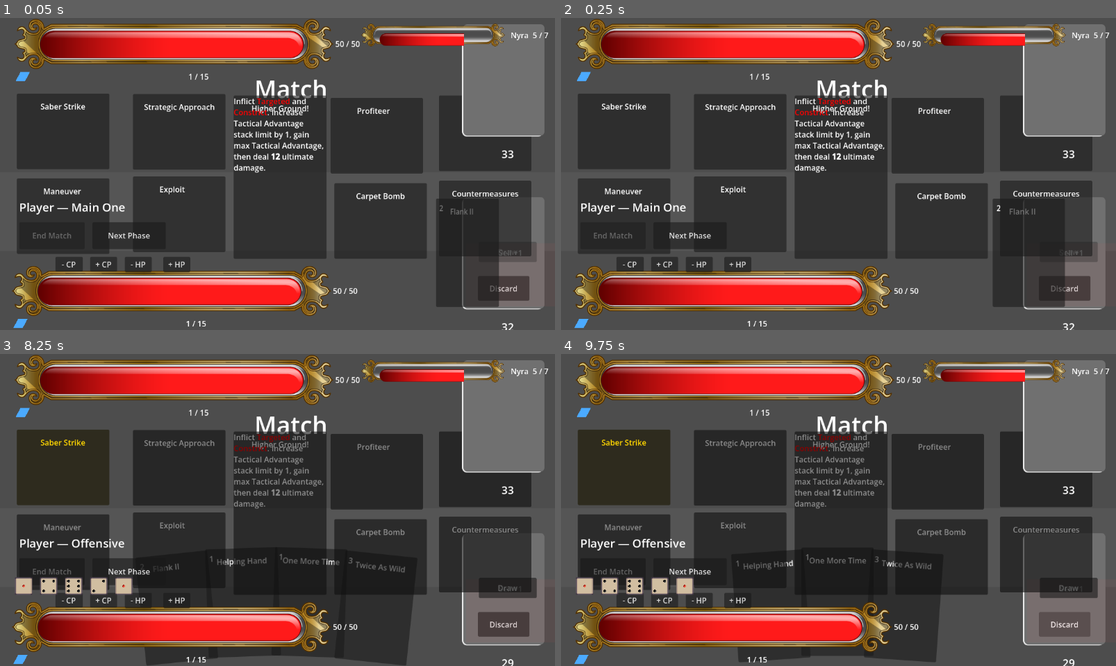
Above: before the commit, frames 1-4 (two rows, left to right).
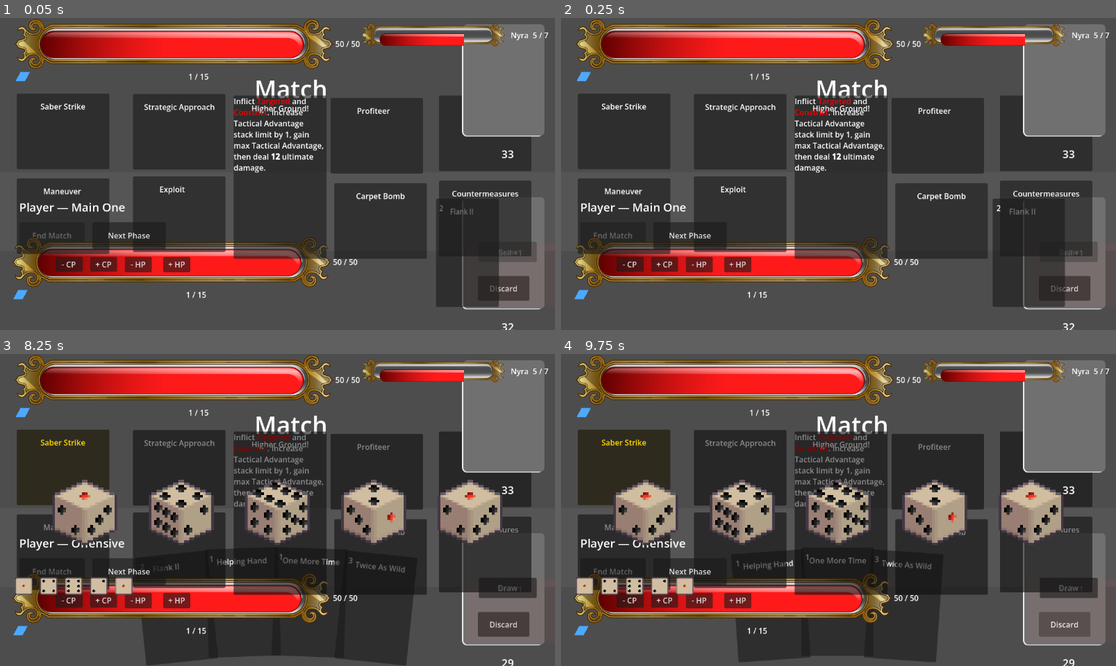
Above: after the commit, the same moments.

Repository: DucPham1512/SummerGame
Game: Godot game, scene res://scenes/match/match.tscn
Two runs of this game, one before a commit and one after it. Both use one fixed random seed, a clock stepped at 60 frames per second and the inputs below. This scene is started directly instead of the project's main scene.
Inputs:
- Up to frame 1 (0.05 s): no input
- Up to frame 2 (0.25 s): no input
- Up to frame 3 (8.25 s): click "+ CP" at 0.5 s; click "Next Phase" at 1.25 s; click "Next Phase" at 2 s; click "End Match" at 2.75 s; click "Discard" at 3.5 s; click "Draw" at 4.25 s; click "- HP" at 5 s; click "+ HP" at 5.75 s; click "- CP" at 6.5 s; click "Roll" at 7.25 s; click "Keep" at 8 s
- Up to frame 4 (9.75 s): click "End Match" at 8.75 s; click "Discard" at 9.5 s

The runs differ from the first frame. In frame 1, 11% of the frame differs, in the area x 2-65%, y 70-100%; in frame 2, 11%; in frame 3, 20%, in the area x 2-91%, y 40-100%; in frame 4, 20%.

Commit message:
Fix bug #65: defensive abilities not triggering

Diff:
--- a/scenes/match/combatant.gd
+++ b/scenes/match/combatant.gd
@@ -59,6 +59,14 @@
 	return token
 
 
+## Re-announces a token the caller mutated DIRECTLY — runtime stack-limit
+## changes and max-outs (Higher Ground) go straight at the token and so bypass
+## apply_status's signals. Callers doing that must announce it, or the UI and
+## the netcode never hear about it.
+func notify_status_changed(token : StatusEffect) -> void:
+	status_changed.emit(token)
+
+
 func has_status(status_id : String) -> bool:
 	return status_effects.has(status_id)
 
--- /dev/null
+++ b/scenes/match/components/status_effects/status_row.gd
@@ -0,0 +1,56 @@
+class_name StatusRow
+extends HBoxContainer
+
+# One side's status tokens, as a row of pills: icon + stack count, name and
+# description on hover. Statuses are public info, so this serves either side —
+# the local Player or the replicated Opponent view (both are Combatants
+# carrying real tokens and emitting the same three signals).
+#
+# Display only: it never mutates a token, it just re-reads the combatant's
+# status_effects whenever they change.
+
+const PILL_SIZE := Vector2(64, 44)
+const ICON_SIZE := Vector2(32, 32)
+
+## The side whose tokens this row shows (set by player.tscn / opponent.tscn).
+@export var combatant : Combatant
+
+
+func _ready() -> void:
+	if combatant == null:
+		return
+	combatant.status_applied.connect(_on_status_signal)
+	combatant.status_changed.connect(_on_status_signal)
+	combatant.status_removed.connect(_on_status_signal)
+	_rebuild()
+
+
+func _on_status_signal(_token : StatusEffect) -> void:
+	_rebuild()
+
+
+func _rebuild() -> void:
+	# remove_child before queue_free: freeing alone is deferred, so two
+	# rebuilds in one frame would stack the old pills under the new ones.
+	for child in get_children():
+		remove_child(child)
+		child.queue_free()
+	for token in combatant.status_effects.values():
+		add_child(_build_pill(token))
+
+
+func _build_pill(token : StatusEffect) -> Button:
+	var pill := Button.new()
+	pill.text = "x%d" % token.stacks
+	var icon : Texture2D = token.picture_panel
+	if icon == null:
+		# Art pending for most statuses — a placeholder still reads as a token.
+		var placeholder := PlaceholderTexture2D.new()
+		placeholder.size = ICON_SIZE
+		icon = placeholder
+	pill.icon = icon
+	pill.expand_icon = true
+	pill.disabled = true          # a readout, not a control (spending lands later)
+	pill.custom_minimum_size = PILL_SIZE
+	pill.tooltip_text = "%s\n%s" % [token.status_name, token.description]
+	return pill
--- /dev/null
+++ b/scenes/match/components/status_effects/status_row.tscn
@@ -0,0 +1,8 @@
+[gd_scene format=3 uid="uid://0muk2avfi66d"]
+
+[ext_resource type="Script" uid="uid://cstatusrow0001" path="res://scenes/match/components/status_effects/status_row.gd" id="1_srow"]
+
+[node name="StatusRow" type="HBoxContainer" unique_id=1409283746]
+offset_right = 704.0
+offset_bottom = 44.0
+script = ExtResource("1_srow")
--- a/scenes/match/dice_rolling.gd
+++ b/scenes/match/dice_rolling.gd
@@ -329,11 +329,15 @@
 	re_roll_mask = 0
 	for index in dice:
 		update_die_visual(index)
-	# Capped sessions clean their own table away (dice, buttons, the modal
-	# catcher), leaving the root — and the result strip — showable on its own.
+	# Capped sessions put the interactive furniture away — the modal catcher
+	# especially, so the board underneath becomes clickable again — but the
+	# DICE STAY, showing what they landed on. A 1-roll session (the defensive
+	# roll) has no SELECTING pause, so hiding them here blinked the result away
+	# the instant it settled and the throw read as "no animation" (bug 65).
+	# The whole roller is hidden by the match on the next non-roll phase.
 	# The uncapped harness keeps its table.
 	if _session_max_rolls > 0:
-		_set_table_visible(false)
+		_set_controls_visible(false)
 	# Only the participating dice report a result. Built as a typed array —
 	# slice() returns a plain Array, which can't cross a typed await boundary.
 	var results : Array[int] = []
@@ -342,14 +346,22 @@
 	rolling_finished.emit(results)
 
 
-# The "table" = the interactive roll furniture. Hidden between sessions so the
+# The "table" = the interactive roll furniture PLUS the dice. Used to set the
+# table for a session; teardown goes through _set_controls_visible so the dice
+# can outlive it (see _finish_session).
+func _set_table_visible(on : bool) -> void:
+	_set_controls_visible(on)
+	for index in dice:
+		dice[index].visible = on and index < active_count
+
+
+# Just the interactive furniture: the modal catcher (which blocks everything
+# underneath while it's up) and the roll buttons. Hidden at session end so the
 # scene can stay visible purely as a result display without blocking input.
-func _set_table_visible(on : bool) -> void:
+func _set_controls_visible(on : bool) -> void:
 	_click_catcher.visible = on
 	_roll_button.visible = on
 	_keep_button.visible = on
-	for index in dice:
-		dice[index].visible = on and index < active_count
 
 
 # --- roll result display -----------------------------------------------------
--- a/scenes/match/match.gd
+++ b/scenes/match/match.gd
@@ -163,6 +163,15 @@
 	companion.health_changed.connect(refresh)
 	companion.state_changed.connect(refresh)
 	refresh.call()
+
+
+# Exactly one skill board may ever be on screen: the two occupy the same
+# centre-of-board space, and their roots are MOUSE_FILTER_STOP — so whichever
+# is shown, the other MUST be hidden or it covers it and eats its clicks
+# (bug 65: the attacker's board swallowed the defender's ability press).
+func _show_only_board(board : SkillLayout) -> void:
+	player_skill_layout.visible = board == player_skill_layout
+	opponent_skill_layout.visible = board == opponent_skill_layout
 
 
 # Only the active side's skill board is on screen: they occupy the same
@@ -315,11 +324,15 @@
 func _run_defensive_roll() -> void:
 	var defender_board : SkillLayout = opponent_skill_layout if turn_manager.active == player \
 			else player_skill_layout
-	defender_board.show()
+	# The defender's board must come up ALONE: the two boards share the centre
+	# of the screen, so leaving the attacker's up would cover this one and
+	# swallow the click that activates the ability (bug 65).
+	_show_only_board(defender_board)
 	var defensive_skill : Skill = defender_board.defensive_skill()
 	if defensive_skill == null:
 		return   # no defensive ability on this board (bare base layout)
 	var dice_count := int(defensive_skill.dice_cost.get("dice_count", 1))
+	print("[match] defensive roll: %s throws %d dice" % [defensive_skill.skill_id, dice_count])
 	defensive_roll = await dice_roller.run(1, dice_count)   # single roll, no rerolls
 	if turn_manager.phase != TurnManager.Phase.DEFENSIVE:
 		return
@@ -456,16 +469,20 @@
 	# Limit changes and max-outs must work from an empty board too (Higher
 	# Ground grants max TA whether or not the player already holds any):
 	# create the token at 0 stacks when it's missing.
+	# These go straight at the token, bypassing apply_status — so each one has
+	# to announce itself or the token row and the netcode never hear about it.
 	for status_id in skill_effect.stack_limit_delta:
 		var token : StatusEffect = player.get_status(status_id)
 		if token == null:
 			token = player.apply_status(status_id, 0)
 		token.stack_limit += int(skill_effect.stack_limit_delta[status_id])
+		player.notify_status_changed(token)
 	for status_id in skill_effect.max_out_self:
 		var token : StatusEffect = player.get_status(status_id)
 		if token == null:
 			token = player.apply_status(status_id, 0)
 		token.add_stacks(token.stack_limit)   # clamps to the (raised) limit
+		player.notify_status_changed(token)
 	# The target-requiring remainder is the Attack: it waits for the
 	# defensive phase (1.6). Solo keeps it locally; multiplayer announces it
 	# to the defender, who owns the DEFENSIVE window and resolves it against
--- a/scenes/match/match_sync.gd
+++ b/scenes/match/match_sync.gd
@@ -54,6 +54,7 @@
 	GDSync.expose_func(opponent.on_opponent_health)
 	GDSync.expose_func(opponent.on_opponent_cp)
 	GDSync.expose_func(opponent.on_opponent_companion)
+	GDSync.expose_func(opponent.on_opponent_statuses)
 	GDSync.expose_func(turn_manager.end_phase)
 	GDSync.expose_func(_remote_match_start)
 	GDSync.expose_func(_remote_incoming_attack)
@@ -66,6 +67,11 @@
 	deck_and_hand.card_played.connect(_broadcast_card_played)
 	deck_and_hand.card_sold.connect(_broadcast_card_sold)
 	deck_and_hand.cards_drawn.connect(_broadcast_cards_drawn)
+	# Status tokens are public info: any change to ours republishes the whole
+	# set to their mirror of us.
+	player.status_applied.connect(_broadcast_statuses)
+	player.status_changed.connect(_broadcast_statuses)
+	player.status_removed.connect(_broadcast_statuses)
 
 	deck_and_hand.turn_manager = turn_manager   # phase-gate card drops
 
@@ -186,6 +192,20 @@
 			player.companion.hp, player.companion.state)
 
 
+# One signature for all three status signals (each carries a StatusEffect):
+# whatever changed, the whole token set goes out as absolute state, limits
+# included — a raised limit (Higher Ground) is part of the picture.
+func _broadcast_statuses(_token = null) -> void:
+	var ids : Array = []
+	var stacks : Array = []
+	var limits : Array = []
+	for token in player.status_effects.values():
+		ids.append(token.status_id)
+		stacks.append(token.stacks)
+		limits.append(token.stack_limit)
+	GDSync.call_func(opponent.on_opponent_statuses, ids, stacks, limits)
+
+
 # --- combat announce (attacker <-> defender) ------------------------------------
 # The receivers live here (stable Match/MatchSync path on both clients) and
 # delegate to the match's resolution logic. call_func lands on the remote's
--- a/scenes/match/opponent.gd
+++ b/scenes/match/opponent.gd
@@ -115,6 +115,25 @@
 	cp_changed.emit(cp)
 
 
+## The opponent's status tokens, as absolute replicated state: the complete
+## set, not a delta. These are display-only over here (the owning client runs
+## the real behaviour), so the set is rebuilt wholesale rather than merged —
+## and the stack LIMITS travel too, since abilities raise them at runtime
+## (Higher Ground's +1 TA limit) and apply_status would otherwise clamp a
+## 6-stack Tactical Advantage back down to the data's base 5.
+func on_opponent_statuses(ids : Array, stacks : Array, limits : Array) -> void:
+	for status_id in status_effects.keys():
+		var stale : StatusEffect = status_effects[status_id]
+		status_effects.erase(status_id)
+		status_removed.emit(stale)
+	for i in ids.size():
+		var token := StatusEffect.create(ids[i], 0)
+		token.stack_limit = int(limits[i])
+		token.add_stacks(int(stacks[i]))
+		status_effects[ids[i]] = token
+		status_applied.emit(token)
+
+
 ## The opponent's companion (Nyra) changed: absolute replicated hp + state.
 ## No-op when this opponent's character has no companion — the receiver must
 ## exist on both clients for the mirrored-path call to resolve.
--- a/scenes/match/opponent.tscn
+++ b/scenes/match/opponent.tscn
@@ -7,6 +7,7 @@
 [ext_resource type="PackedScene" uid="uid://c2ku853dw1scn" path="res://scenes/match/components/cp_bar/cp_bar.tscn" id="5_cpbar"]
 [ext_resource type="Shader" uid="uid://d2uvrmpom4at5" path="res://assets/shader/segmented_bar.gdshader" id="6_b5px6"]
 [ext_resource type="PackedScene" uid="uid://dtactlayout01" path="res://scenes/match/components/skills/Tactician/tactician_skill_layout.tscn" id="7_hpu3q"]
+[ext_resource type="PackedScene" uid="uid://0muk2avfi66d" path="res://scenes/match/components/status_effects/status_row.tscn" id="8_srow"]
 
 [sub_resource type="Gradient" id="Gradient_ml4b2"]
 offsets = PackedFloat32Array(0, 0.5, 1)
@@ -77,7 +78,7 @@
 offset_left = 30.0
 offset_top = 0.032
 offset_right = 734.0
-offset_bottom = 131.032
+offset_bottom = 191.032
 
 [node name="HpContainer" type="HBoxContainer" parent="OpponentResourceContainer" unique_id=1918342750]
 layout_mode = 2
@@ -104,6 +105,10 @@
 layout_mode = 2
 size_flags_horizontal = 3
 
+[node name="StatusRow" parent="OpponentResourceContainer" unique_id=1409283747 node_paths=PackedStringArray("combatant") instance=ExtResource("8_srow")]
+layout_mode = 2
+combatant = NodePath("../..")
+
 [node name="PlayedCardSpot" type="Control" parent="." unique_id=1614772076]
 layout_mode = 1
 anchor_left = 0.5
--- a/scenes/match/player.tscn
+++ b/scenes/match/player.tscn
@@ -6,6 +6,7 @@
 [ext_resource type="PackedScene" uid="uid://c2ku853dw1scn" path="res://scenes/match/components/cp_bar/cp_bar.tscn" id="3_l255k"]
 [ext_resource type="Shader" uid="uid://d2uvrmpom4at5" path="res://assets/shader/segmented_bar.gdshader" id="4_k7uam"]
 [ext_resource type="PackedScene" uid="uid://dtactlayout01" path="res://scenes/match/components/skills/Tactician/tactician_skill_layout.tscn" id="6_wc6xm"]
+[ext_resource type="PackedScene" uid="uid://0muk2avfi66d" path="res://scenes/match/components/status_effects/status_row.tscn" id="7_srow"]
 
 [sub_resource type="Gradient" id="Gradient_ml4b2"]
 offsets = PackedFloat32Array(0, 0.5, 1)
@@ -56,7 +57,7 @@
 anchor_top = 0.994
 anchor_bottom = 0.994
 offset_left = 30.0
-offset_top = -131.03201
+offset_top = -191.03201
 offset_right = 734.0
 offset_bottom = -0.03201294
 
@@ -84,6 +85,10 @@
 [node name="CpLabel" type="Label" parent="PlayerResourceContainer/CpContainer" unique_id=1085947134]
 layout_mode = 2
 size_flags_horizontal = 3
+
+[node name="StatusRow" parent="PlayerResourceContainer" unique_id=1409283746 node_paths=PackedStringArray("combatant") instance=ExtResource("7_srow")]
+layout_mode = 2
+combatant = NodePath("../..")
 
 [node name="DecreaseHp" type="Button" parent="." unique_id=552300344]
 layout_mode = 0
Not shown, added: scenes/match/components/status_effects/status_row.gd.uid
